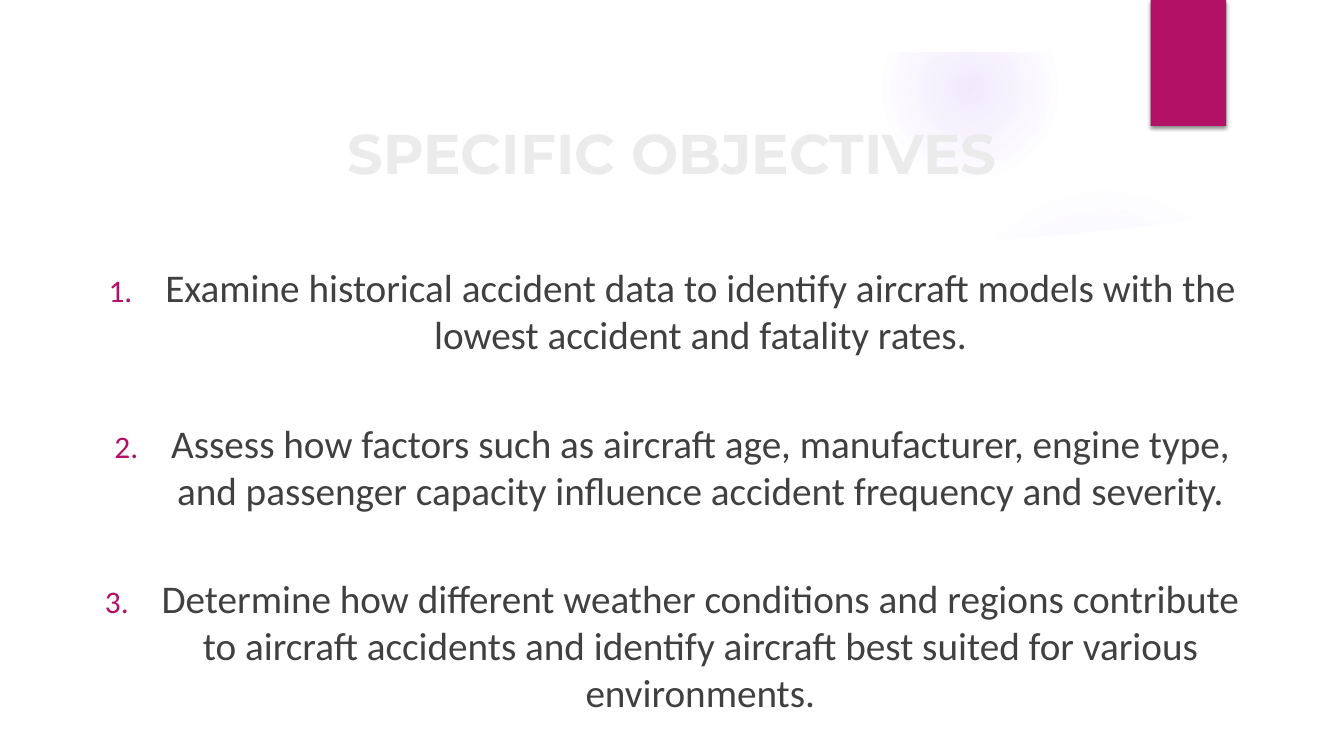
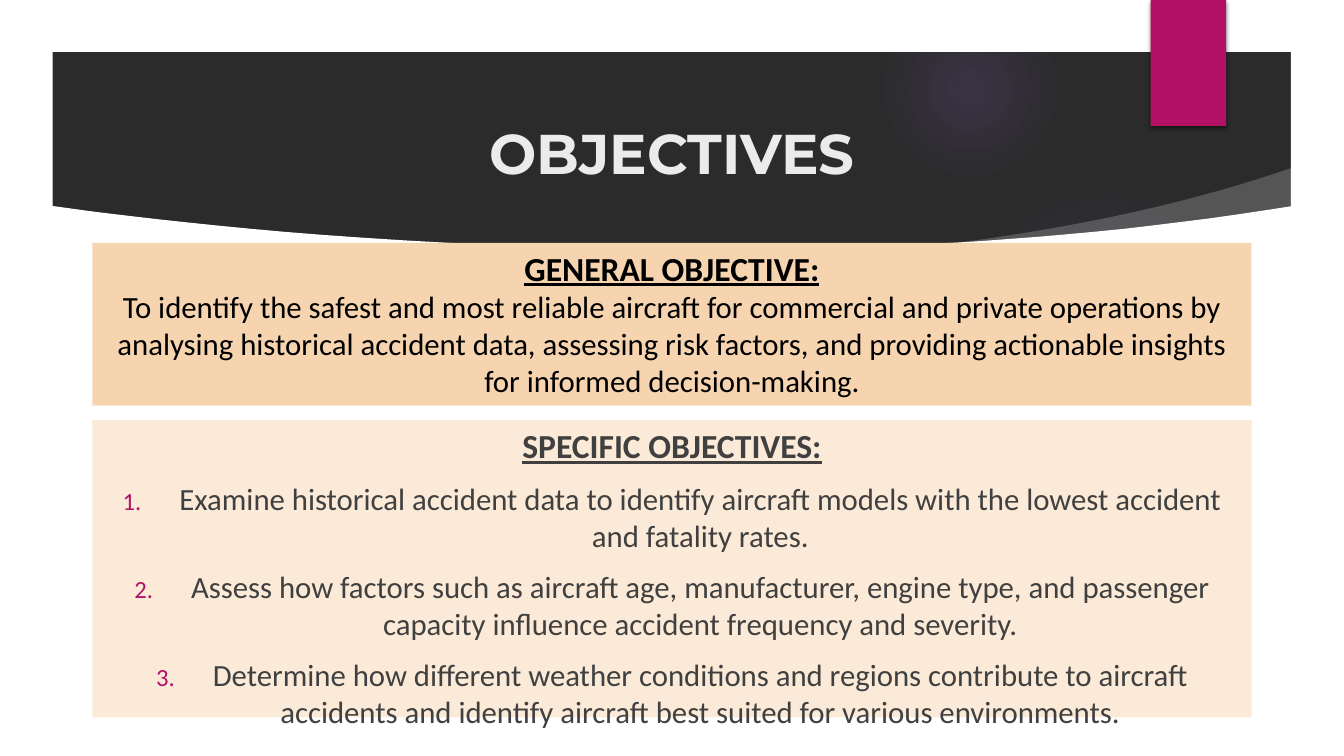
Before and after one commit to rurigi-waweru/dsfpt10-p1-dsc-phase-1-project, a slide deck: slide 3 of project-files/Aviation-Accident-Analysis.pptx (slide 4 before the commit). Drawn at 1344x756 pixels with LibreOffice and Linux fonts; fonts in the diff are those of the drawing; background and template pictures are left out; a plain dark background stands for a picture behind light text. Boxes give left, top, right and bottom in pixels: in the first picture for what was removed or moved away, otherwise in the second. Text is boxed around its words. In the diff, an @@ line names an element or a change of style, - is before the commit and + after.

```diff
--- a/project-files/Aviation-Accident-Analysis.pptx
+++ b/project-files/Aviation-Accident-Analysis.pptx
@@ title at [489,134,854,175]: text changed @@
-SPECIFIC OBJECTIVES
+OBJECTIVES
@@ rectangle added at [93,243,1252,406], fill #F6D4B0, 22 pt, text #000000 @@
+GENERAL OBJECTIVE:
+To identify the safest and most reliable aircraft for commercial and private operations by analysing historical accident data, assessing risk factors, and providing actionable insights for informed decision-making.
@@ text "SPECIFIC OBJECTIVES:": place and size @@
-text "SPECIFIC OBJECTIVES:" at [162,274,1239,708]
+text "SPECIFIC OBJECTIVES:" at [93,420,1252,718]
@@ text "SPECIFIC OBJECTIVES:" at [93,420,1252,718]: fill none to #FBEAD8 @@
@@ text at [522,436,821,464]: paragraph added @@
+SPECIFIC OBJECTIVES:
@@ text at [179,488,1220,728]: size 28 to 22 pt @@
```
Also in this commit, not shown: 3 other slides changed, 5 slides added, 9 slides removed, 1 other file.
